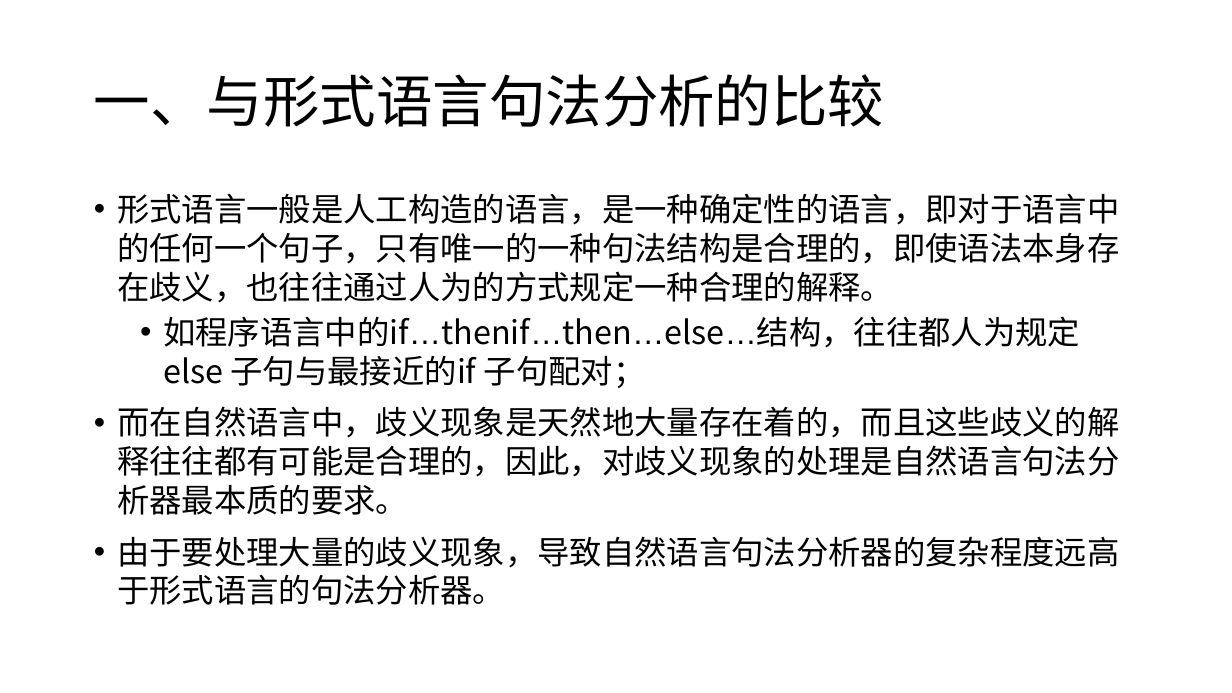
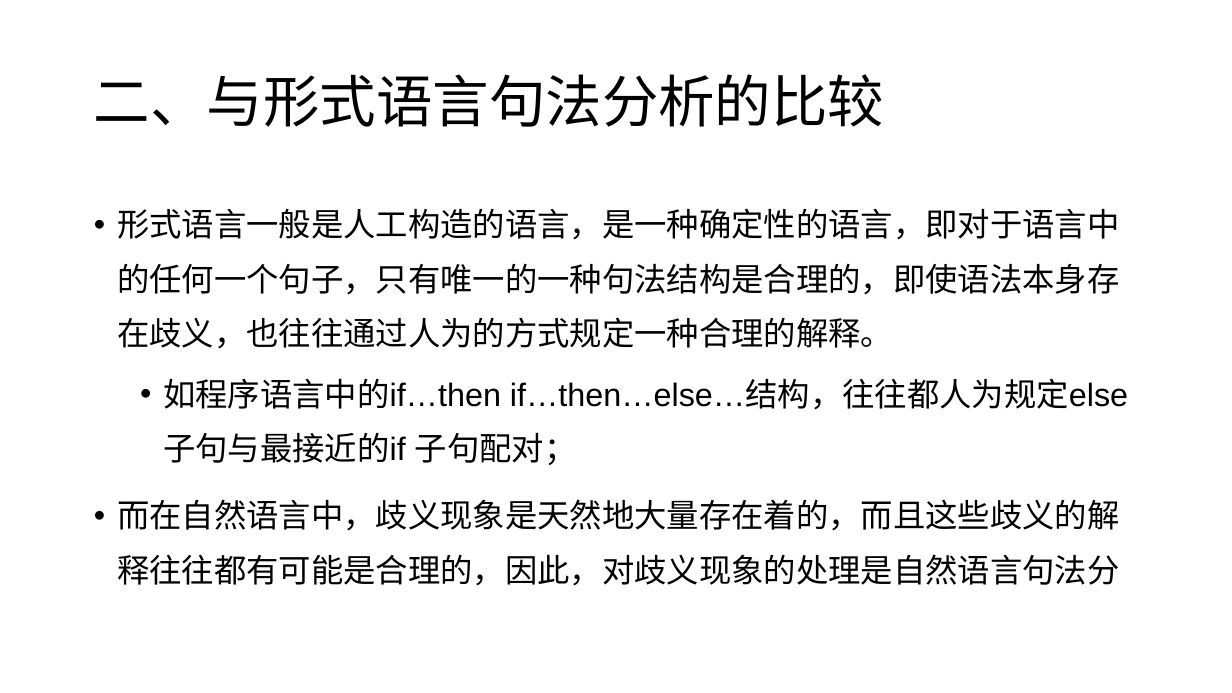
Before and after one commit to charlesXu86/Chatbot_CN, a slide deck: slide 13 of Chatbot_Doc/课程/NLP-6-句法分析.pptx (slide 7 before the commit). Drawn at 1232x693 pixels with LibreOffice and Linux fonts; fonts in the diff are those of the drawing. Boxes give left, top, right and bottom in pixels: in the first picture for what was removed or moved away, otherwise in the second. Text is boxed around its words. In the diff, an @@ line names an element or a change of style, - is before the commit and + after.

Commit message:
句法分析

```diff
--- a/Chatbot_Doc/课程/NLP-6-句法分析.pptx
+++ b/Chatbot_Doc/课程/NLP-6-句法分析.pptx
@@ title at [94, 74, 884, 127]: text changed @@
-一、与形式语言句法分析的比较
+二、与形式语言句法分析的比较
@@ text at [117, 208, 1120, 349]: font Noto Sans CJK SC to Arial in "形式语言一般是人工构造的语言，是一种确定性的语言，即对于语言中的任何一个句子，只有唯一的一种句法结构是合理的，即使语法本 ..."; line spacing 1 to 1.4 @@
@@ text at [117, 378, 1128, 586]: text changed; font Noto Sans CJK SC to Arial @@
-  • 如程序语言中的if…thenif…then…else…结构，往往都人为规定else 子句与最接近的if 子句配对；
-• 而在自然语言中，歧义现象是天然地大量存在着的，而且这些歧义的解释往往都有可能是合理的，因此，对歧义现象的处理是自然语言句法分析器最本质的要求。
-• 由于要处理大量的歧义现象，导致自然语言句法分析器的复杂程度远高于形式语言的句法分析器。
+  • 如程序语言中的if…then if…then…else…结构，往往都人为规定else 子句与最接近的if 子句配对；
+• 而在自然语言中，歧义现象是天然地大量存在着的，而且这些歧义的解释往往都有可能是合理的，因此，对歧义现象的处理是自然语言句法分
```
Also in this commit, not shown: 12 other slides changed, 8 slides added.
